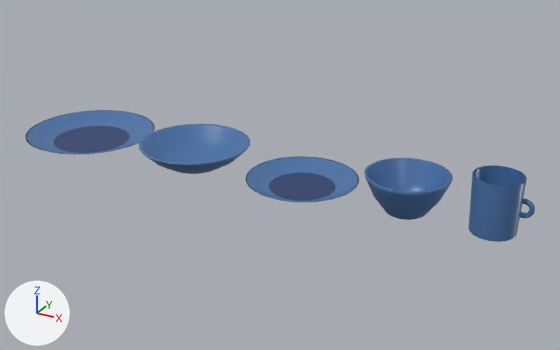
The glTF model public/modelos/GR5-08.glb: old version first, new version second.
Camera for both pictures: a 50 mm camera at (0.709, -1.178, 0.605) aimed at (0.054, 0.012, 0.01). The lights are fixed; the arrows at lower left show +X, +Y and +Z. The picture after the commit comes second. Where no turn or scale is listed for an object, it has been applied to the vertices.

Script lines for the objects in view, before the commit:
```python
ob_mesh_0 = bpy.data.objects.new('Mesh_0', me_mesh_0)
ob_mesh_0.location = (-0.402, 0.0, 0.0)
ob_mesh_1 = bpy.data.objects.new('Mesh_1', me_mesh_1)
ob_mesh_1.location = (-0.402, 0.0, 0.004)
ob_mesh_2 = bpy.data.objects.new('Mesh_2', me_mesh_2)
ob_mesh_2.location = (-0.132, 0.0, 0.0)
ob_mesh_3 = bpy.data.objects.new('Mesh_3', me_mesh_3)
ob_mesh_3.location = (0.108, 0.0, 0.0)
ob_mesh_4 = bpy.data.objects.new('Mesh_4', me_mesh_4)
ob_mesh_4.location = (0.108, 0.0, 0.004)
ob_mesh_5 = bpy.data.objects.new('Mesh_5', me_mesh_5)
ob_mesh_5.location = (0.312, 0.0, 0.0)
ob_mesh_6 = bpy.data.objects.new('Mesh_6', me_mesh_6)
ob_mesh_6.location = (0.465, 0.0, 0.0)
ob_mesh_8 = bpy.data.objects.new('Mesh_8', me_mesh_8)
ob_mesh_8.location = (0.51, 0.0, 0.052)
```
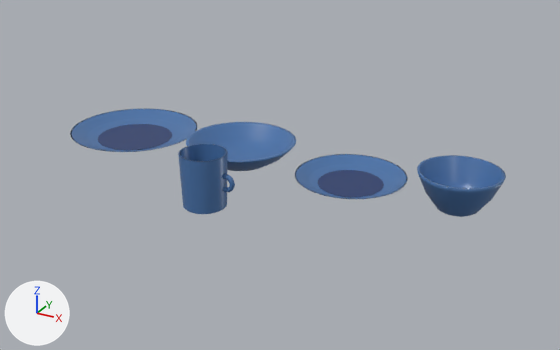
Location of each change, (x1, y1, x2, y2) in pixels of the pictures (560 x 350 px):
'Mesh_5', moved: before (364, 158, 453, 220); after (417, 155, 506, 217)
'Mesh_6', moved: before (469, 165, 527, 242); after (178, 144, 228, 214)
'Mesh_2', moved: before (139, 124, 250, 174); after (186, 122, 296, 171)
'Mesh_0', moved: before (26, 110, 155, 154); after (70, 109, 197, 152)
'Mesh_3', moved: before (246, 156, 359, 202); after (295, 154, 407, 199)
'Mesh_4', moved: before (269, 173, 335, 200); after (318, 170, 384, 197)
'Mesh_1', moved: before (54, 126, 129, 152); after (98, 124, 172, 150)
'Mesh_8', moved: before (519, 198, 535, 218); after (222, 174, 235, 192)

The change, as a list of edits to the scene's bpy script:
```text
Change ob_mesh_0:
    ob_mesh_0.location: (-0.402, 0.0, 0.0) -> (-0.328, 0.055, 0.0)
Change ob_mesh_1:
    ob_mesh_1.location: (-0.402, 0.0, 0.004) -> (-0.328, 0.055, 0.004)
Change ob_mesh_2:
    ob_mesh_2.location: (-0.132, 0.0, 0.0) -> (-0.058, 0.055, 0.0)
Change ob_mesh_3:
    ob_mesh_3.location: (0.108, 0.0, 0.0) -> (0.182, 0.055, 0.0)
Change ob_mesh_4:
    ob_mesh_4.location: (0.108, 0.0, 0.004) -> (0.182, 0.055, 0.004)
Change ob_mesh_5:
    ob_mesh_5.location: (0.312, 0.0, 0.0) -> (0.388, 0.055, 0.0)
Change ob_mesh_6:
    ob_mesh_6.location: (0.465, 0.0, 0.0) -> (-0.01, -0.148, 0.0)
Change ob_mesh_8:
    ob_mesh_8.location: (0.51, 0.0, 0.052) -> (0.035, -0.148, 0.052)
```
